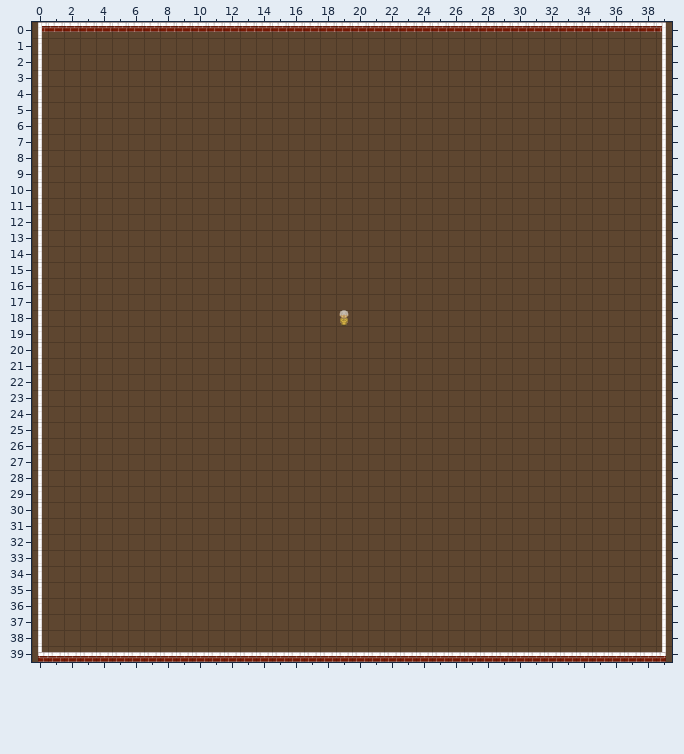
Tiled map (JSON) -- assets/tilemaps/level3.json. That is the earlier state.
Cells are 64x64 px. Shown: x 0..39, y 0..39.
The same view after the edit:
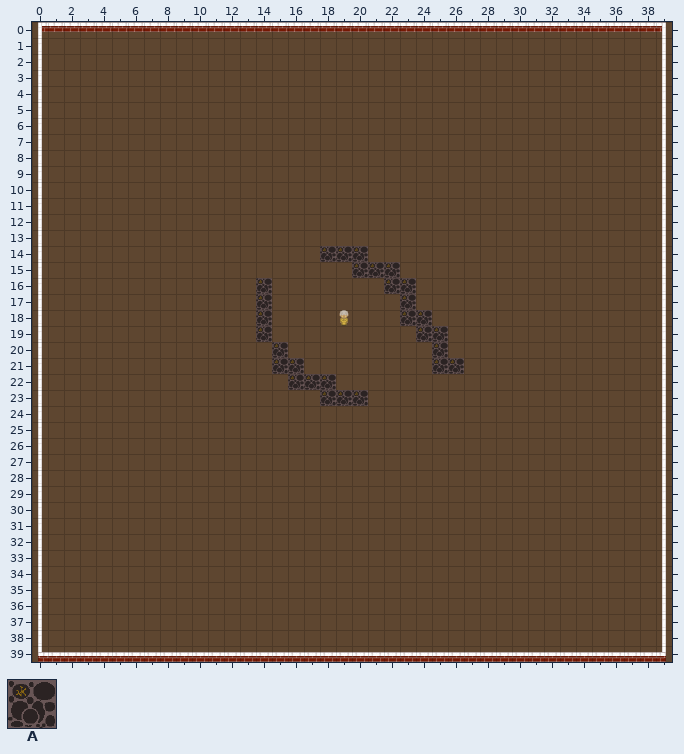
Key: from "tiles": A 87.
_ is an empty cell, . an unchanged one.
The exact change:
--- layer "blockedLayer"
@@ x 14..26 @@
-14 ....___......
-15 ......___....
-16 _.......__...
-17 _........_...
-18 _........__..
-19 _.........__.
-20 ._........._.
-21 .__........__
-22 ..___........
-23 ....___......
+14 ....AAA......
+15 ......AAA....
+16 A.......AA...
+17 A........A...
+18 A........AA..
+19 A.........AA.
+20 .A.........A.
+21 .AA........AA
+22 ..AAA........
+23 ....AAA......
